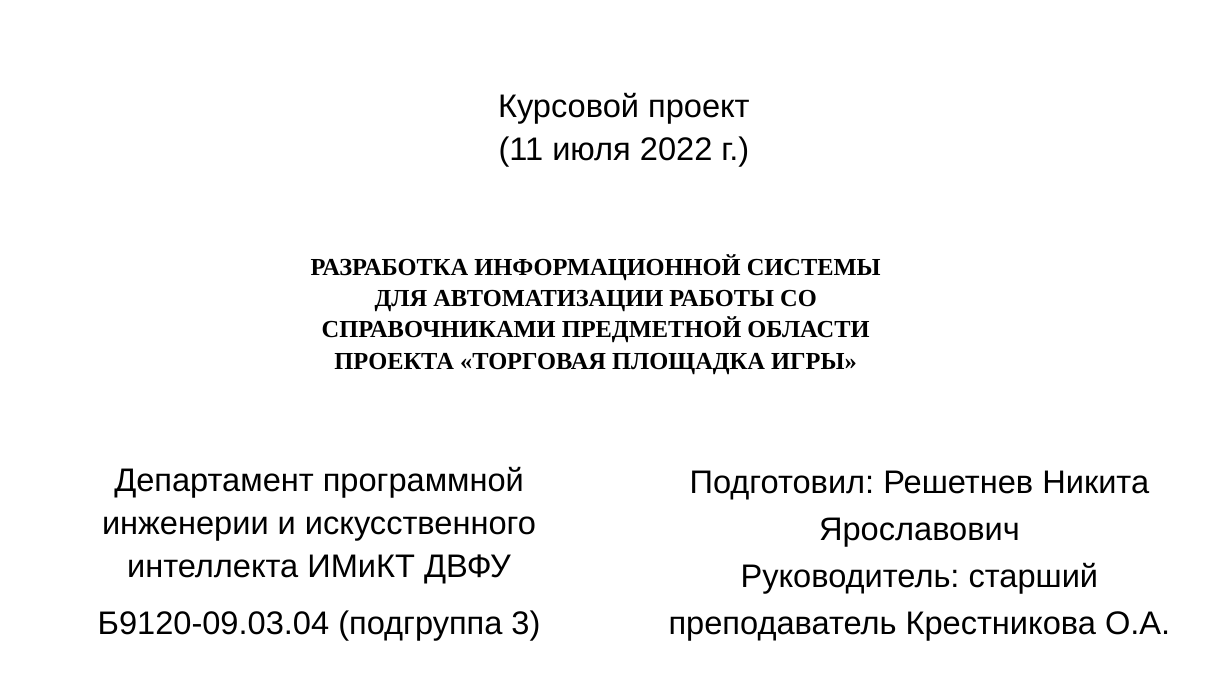
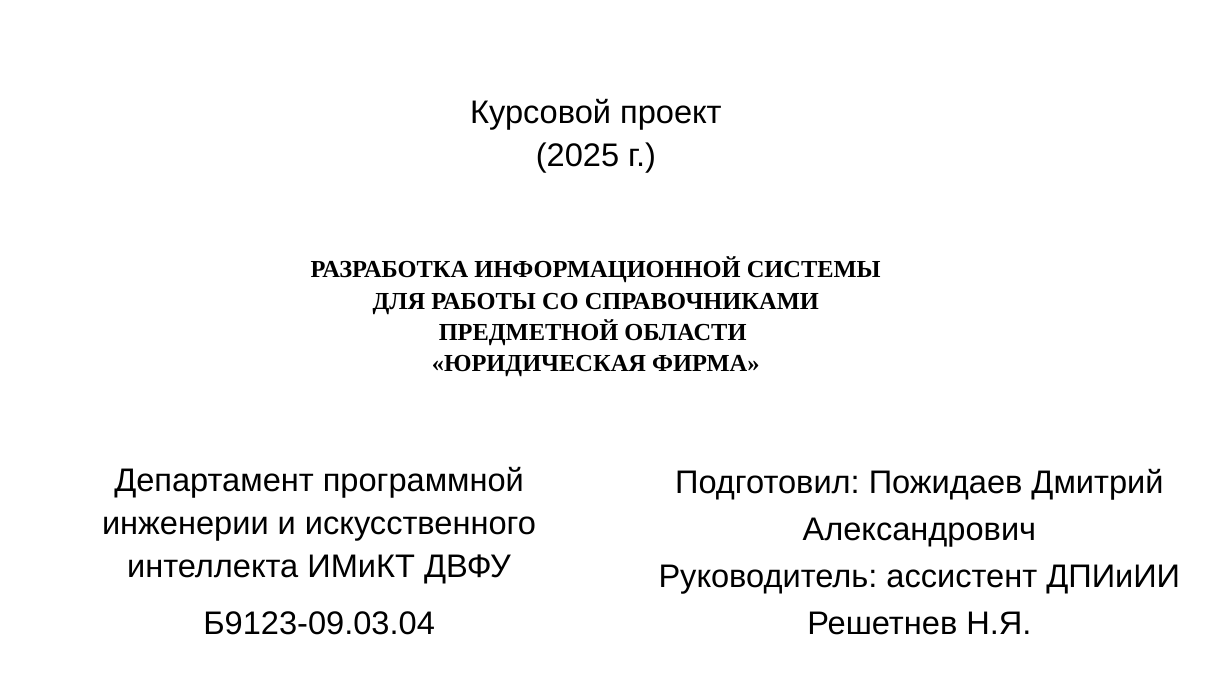
Before and after one commit to TheFusterMan/KursProject, a slide deck: slide 1 of Курсовой проект 2025 - ИС Юридическая фирма Б9123-09.03.04.ppt. Drawn at 1232x693 pixels with LibreOffice and Linux fonts; fonts in the diff are those of the drawing; background and template pictures are left out. Boxes give left, top, right and bottom in pixels: in the first picture for what was removed or moved away, otherwise in the second. Text is boxed around its words. In the diff, an @@ line names an element or a change of style, - is before the commit and + after.

```diff
--- a/Курсовой проект 2025 - ИС Юридическая фирма Б9123-09.03.04.ppt
+++ b/Курсовой проект 2025 - ИС Юридическая фирма Б9123-09.03.04.ppt
@@ text "Курсовой проект": place and size @@
-text "Курсовой проект" at box(498, 92, 750, 166)
+text "Курсовой проект" at box(470, 98, 722, 172)
@@ text at box(536, 142, 656, 172): text changed @@
-(11 июля 2022 г.)
+(2025 г.)
@@ title at box(311, 258, 881, 377): text changed @@
-РАЗРАБОТКА ИНФОРМАЦИОННОЙ СИСТЕМЫ ДЛЯ АВТОМАТИЗАЦИИ РАБОТЫ СО СПРАВОЧНИКАМИ ПРЕДМЕТНОЙ ОБЛАСТИ ПРОЕКТА «ТОРГОВАЯ ПЛОЩАДКА ИГРЫ»
+РАЗРАБОТКА ИНФОРМАЦИОННОЙ СИСТЕМЫ ДЛЯ РАБОТЫ СО СПРАВОЧНИКАМИ ПРЕДМЕТНОЙ ОБЛАСТИ
+«ЮРИДИЧЕСКАЯ ФИРМА»
@@ text at box(659, 468, 1180, 635): text changed @@
-Подготовил: Решетнев Никита Ярославович
-Руководитель: старший преподаватель Крестникова О.А.
+Подготовил: Пожидаев Дмитрий Александрович
+Руководитель: ассистент ДПИиИИ Решетнев Н.Я.
@@ text at box(203, 611, 435, 635): text changed @@
-Б9120-09.03.04 (подгруппа 3)
+Б9123-09.03.04
```
Also in this commit, not shown: 16 other slides changed, 7 slides added, 6 slides removed, 7 other files.
